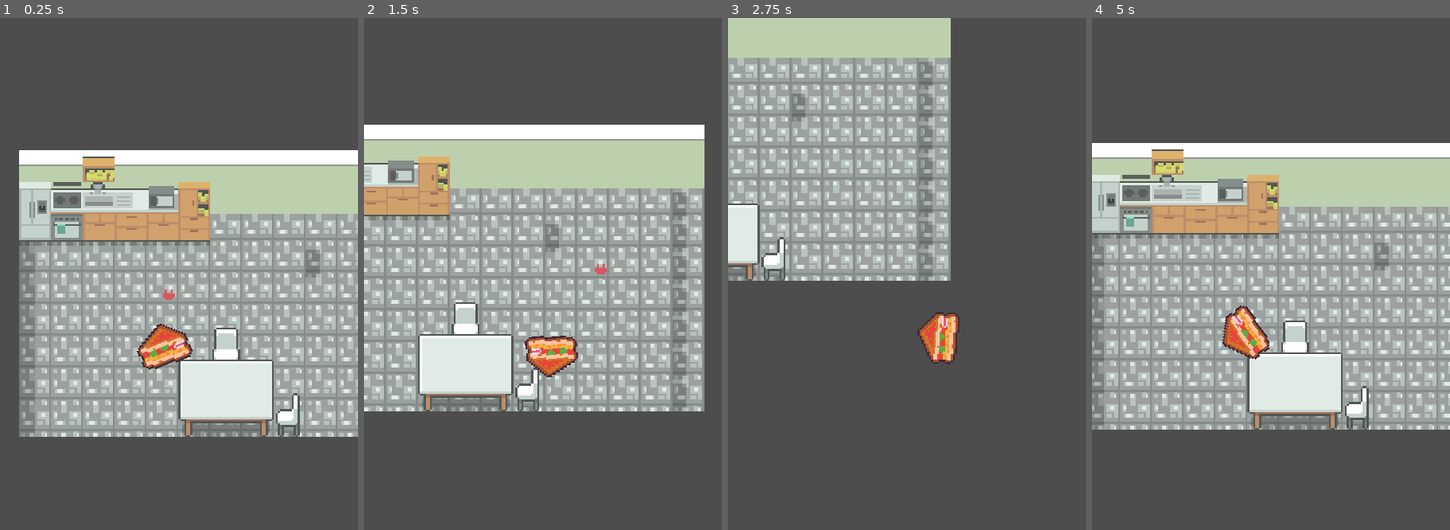
Above: before the commit, frames 1-4 (left to right).
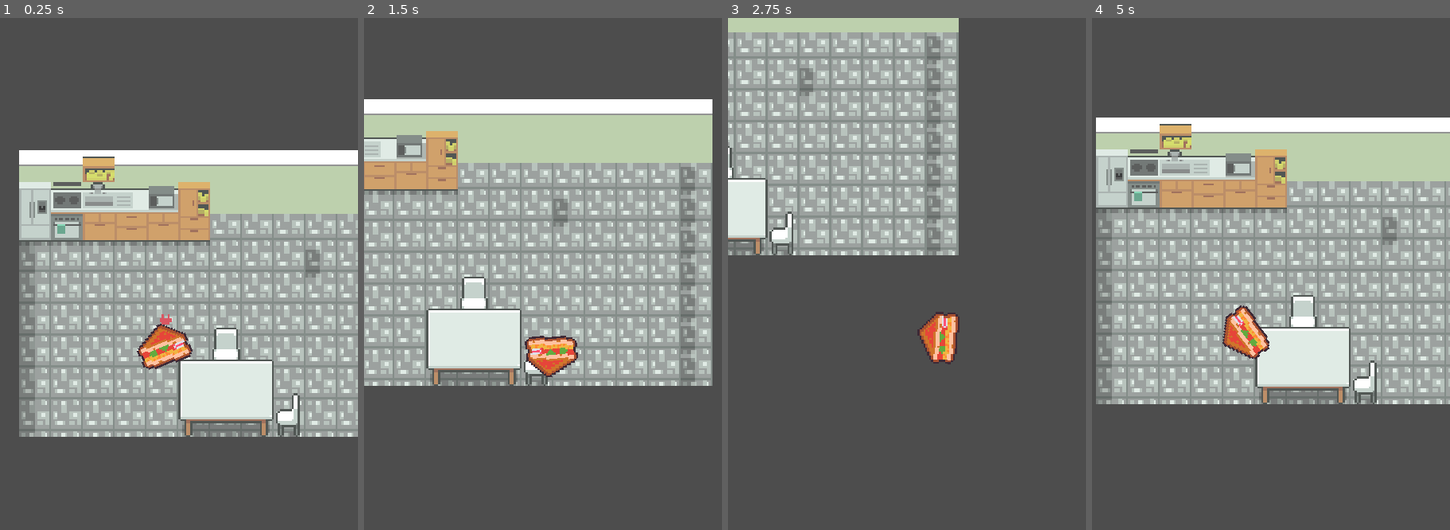
Above: after the commit, the same moments.

Repository: helenzhangyc/BurgerStrike
Game: Godot game, scene res://scenes/levels/Main.tscn
Two runs of this game, one before a commit and one after it. Both use one fixed random seed, a clock stepped at 60 frames per second and the inputs below.
Inputs (mouse positions are in pixels of both pictures, inside the frame that each line leads up to):
- Up to frame 1 (0.25 s): no input
- Up to frame 2 (1.5 s): move the mouse to (621, 304) at 0.52 s; hold D (right) 0.53-1.28 s; tap Space (shoot) at 0.6, 1.35 s; move the mouse to (471, 366) at 1.27 s; hold S (down) from 1.28 s (still down)
- Up to frame 3 (2.75 s): move the mouse to (942, 197) at 2.02 s; release S (down) at 2.03 s; hold D (right) from 2.03 s (still down); tap Space (shoot) at 2.1 s
- Up to frame 4 (5 s): move the mouse to (1253, 463) at 2.77 s; release D (right) at 2.78 s; hold W (up) 2.78-3.53 s; tap Space (shoot) at 2.85, 3.6, 4.35 s; move the mouse to (1378, 432) at 3.52 s; hold A (left) from 3.53 s (still down); move the mouse to (1163, 243) at 4.27 s

The runs differ from the first frame. In frame 1, less than 0.1% of the frame differs, in the area x 44-49%, y 53-60%; in frame 2, 37%; in frame 3, 18%; in frame 4, 38%, in the area x 0-100%, y 19-81%.

Commit message:
Basic flowing enemy ai (#9)
* Basic flowing enemy ai

* enemies repel each other

Diff:
--- a/scenes/Enemy.tscn
+++ b/scenes/Enemy.tscn
@@ -6,9 +6,13 @@
 [sub_resource type="RectangleShape2D" id="RectangleShape2D_w7vev"]
 size = Vector2(6, 7)
 
-[node name="Enemy" type="Area2D"]
+[sub_resource type="CircleShape2D" id="CircleShape2D_kbysg"]
+radius = 6.0
+
+[node name="Enemy" type="CharacterBody2D"]
 collision_layer = 4
-collision_mask = 8
+collision_mask = 12
+motion_mode = 1
 script = ExtResource("1_bvujv")
 
 [node name="CollisionShape2D" type="CollisionShape2D" parent="."]
@@ -25,4 +29,11 @@
 [node name="Marker2D" type="Marker2D" parent="."]
 position = Vector2(0, -2)
 
+[node name="Area2D" type="Area2D" parent="."]
+collision_layer = 4
+collision_mask = 8
+
+[node name="CollisionShape2D" type="CollisionShape2D" parent="Area2D"]
+shape = SubResource("CircleShape2D_kbysg")
+
 [connection signal="timeout" from="ShootTimer" to="." method="_on_shoot_timer_timeout"]
--- a/scripts/Bullet.gd
+++ b/scripts/Bullet.gd
@@ -15,7 +15,8 @@
 	global_position += dir.rotated(rotation + PI/2) * speed * delta
 
 func _on_area_entered(area):
-	if area is Enemy:
+	print("entered", area.get_parent())
+	if area.get_parent() is Enemy:
 		queue_free()
 
 func _on_visible_on_screen_notifier_2d_screen_exited():
--- a/scripts/Enemy.gd
+++ b/scripts/Enemy.gd
@@ -1,25 +1,27 @@
-class_name Enemy extends Area2D
+class_name Enemy extends CharacterBody2D
+
+@export var speed = 50
 
 @onready var bullet_scene: PackedScene = preload("res://scenes/EnemyBullet.tscn")
 @onready var bullet_spawn = $Marker2D
 
 @onready var signal_bus = get_node("/root/SignalBus")
+@onready var globals = get_node("/root/Globals")
 
 func _ready():
 	$ShootTimer.start()
-	area_entered.connect(_on_area_entered)
+	$Area2D.area_entered.connect(_on_area_entered)
 
-	var tween = create_tween().set_loops()
-	tween.tween_property(self, "position", Vector2(100.0, 0), 2).as_relative().set_ease(Tween.EASE_IN_OUT).set_trans(Tween.TRANS_QUART)
-	tween.tween_property(self, "position", Vector2(-100.0, 0), 2).as_relative().set_ease(Tween.EASE_IN_OUT).set_trans(Tween.TRANS_QUART)
+	# var tween = create_tween().set_loops()
+	# tween.tween_property(self, "position", Vector2(100.0, 0), 2).as_relative().set_ease(Tween.EASE_IN_OUT).set_trans(Tween.TRANS_QUART)
+	# tween.tween_property(self, "position", Vector2(-100.0, 0), 2).as_relative().set_ease(Tween.EASE_IN_OUT).set_trans(Tween.TRANS_QUART)
 
 func _physics_process(delta):
 
-	# Make enemy move back and forth
-	#velocity = dir * speed
-
-	#move_and_slide()
-	pass
+	# super simple ai that targets the player
+	var target = globals.player.global_position
+	velocity = (target - global_position).normalized() * speed
+	move_and_slide()
 
 func _on_area_entered(area):
 	if area is PlayerBullet:
--- a/scripts/Globals.gd
+++ b/scripts/Globals.gd
@@ -2,3 +2,4 @@
 
 @onready var bullet_container = $BulletContainer
 @onready var enemy_container = $EnemyContainer
+@onready var player = null
--- a/scripts/Player.gd
+++ b/scripts/Player.gd
@@ -7,16 +7,21 @@
 @onready var signal_bus = get_node("/root/SignalBus")
 @onready var globals = get_node("/root/Globals")
 
+func _ready():
+	# register self to be the player
+	if globals.player == null:
+		globals.player = self
+
 func _process(delta):
 	look_at(get_global_mouse_position())
 	# handle shooting
 	if Input.is_action_just_pressed('shoot'):
 
 		var bullet = $Shooter.use_bullet()
-		print("shooting bullet", bullet)
+		# print("shooting bullet", bullet)
 		if bullet != null:
 			var inst = bullet_scene.instantiate()
-			print("instantiate bullet", inst)
+			# print("instantiate bullet", inst)
 			inst.global_position = bullet_spawn.global_position
 			inst.rotation = rotation
 			inst.modulate = Color.RED
--- a/scripts/WaveManager.gd
+++ b/scripts/WaveManager.gd
@@ -15,13 +15,15 @@
 
 func _ready():
 	spawn_timer.timeout.connect(_on_spawn_timer_timeout)
-	spawn_timer.start()
+	spawn_timer.one_shot = true
+	start_wave()
 
 func _on_spawn_timer_timeout():
 	print("starting wave")
 	start_wave()
 
 func start_wave():
+	spawn_timer.stop()
 	# get all the spawns in the wave
 	print("current wave:", current_wave, waves.get_child(current_wave))
 	await get_tree().create_timer(WAVE_REST).timeout
@@ -39,3 +41,5 @@
 			globals.add_child(inst)
 
 			await get_tree().create_timer(SPAWN_REST).timeout
+
+	spawn_timer.start()
Not shown: 1 places in scenes/Enemy.tscn that only renumber resources
